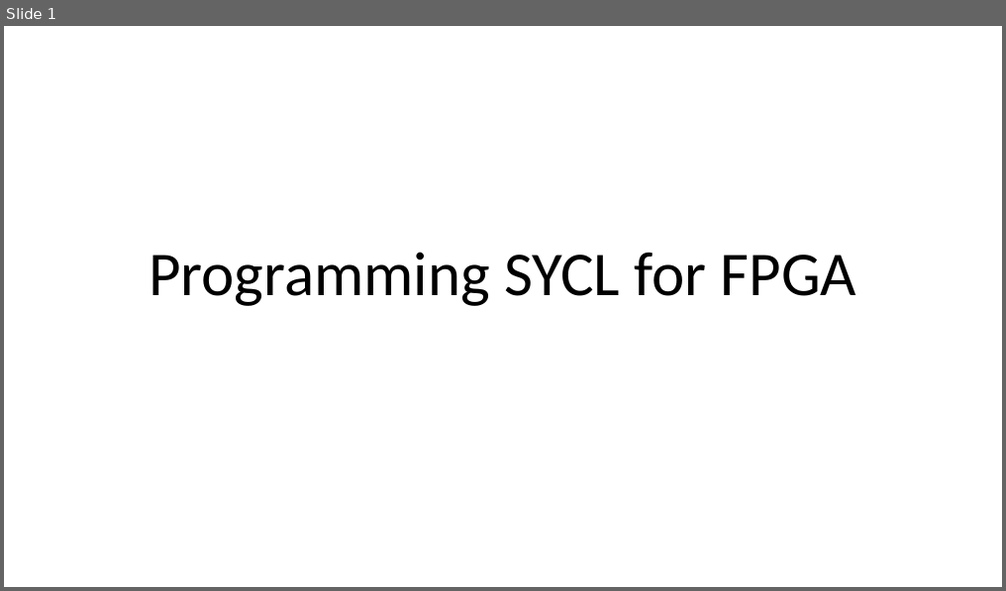
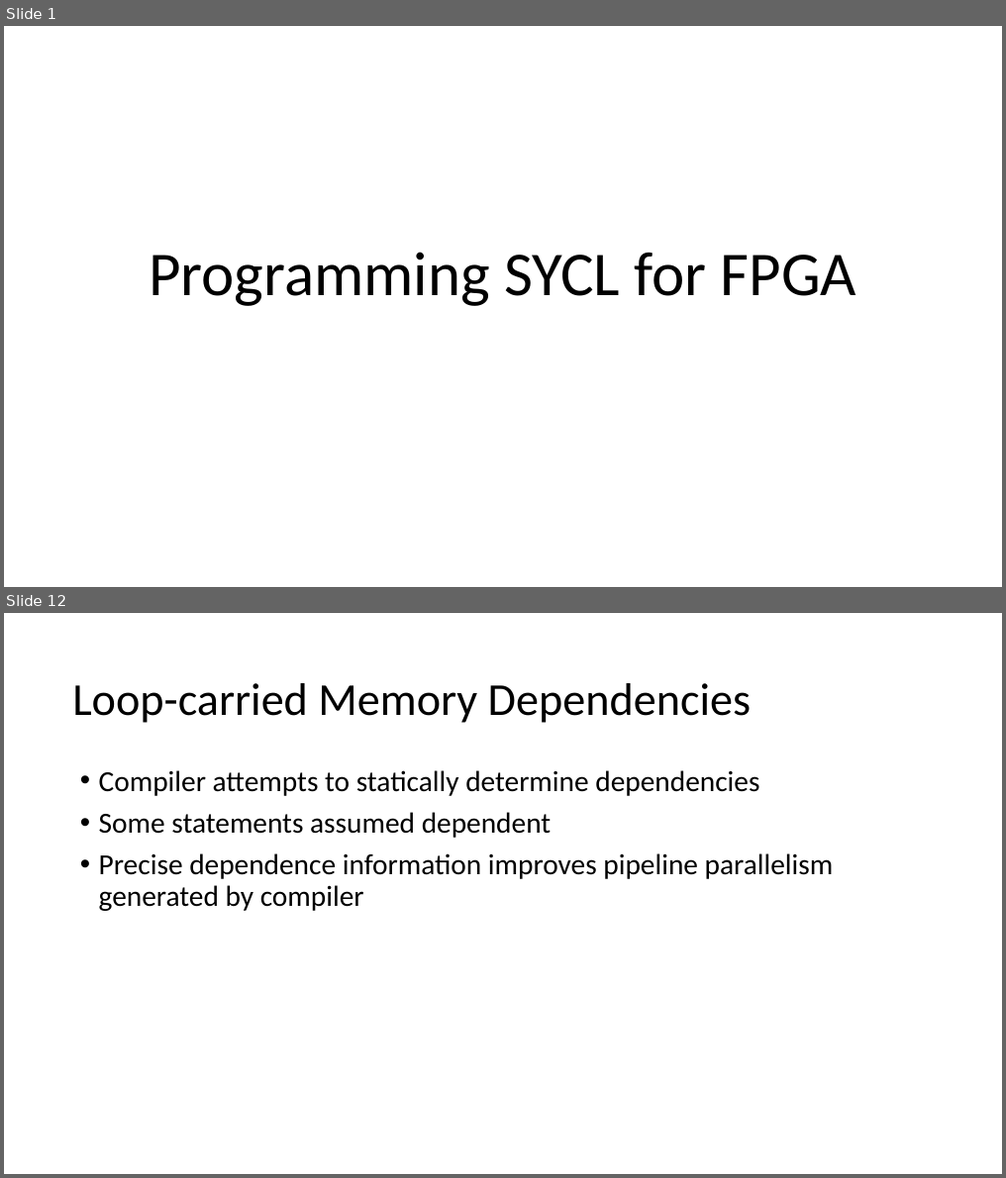
Before and after one commit to BenjaminMFindley/Reconfig-2-SYCL-DPCPP, a slide deck: Slides/SYCL_FPGA.pptx. Shown one above the other, each under a label of ours: slide 1 before the commit, slides 1 and 12 after it; the slides between them are not shown. The pictures are 1006x591 and 1006x1178 pixels, drawn with LibreOffice and Linux fonts; fonts in the diff are those of the drawing. Boxes give left, top, right and bottom in pixels: in the first picture for what was removed or moved away, otherwise in the second. Text is boxed around its words. In the diff, an @@ line names an element or a change of style, - is before the commit and + after.

```diff
--- a/Slides/SYCL_FPGA.pptx
+++ b/Slides/SYCL_FPGA.pptx
@@ slide 12 added at (x1=4, y1=613, x2=1002, y2=1174), background #FFFFFF @@
@@ text added at (x1=72, y1=683, x2=750, y2=723), 44 pt, text #000000 @@
+Loop-carried Memory Dependencies
@@ text added at (x1=99, y1=770, x2=834, y2=911), 28 pt, text #000000 @@
+• Compiler attempts to statically determine dependencies
+• Some statements assumed dependent
+• Precise dependence information improves pipeline parallelism generated by compiler
```
Also in this commit, not shown: 2 slides changed, 8 other slides added.
